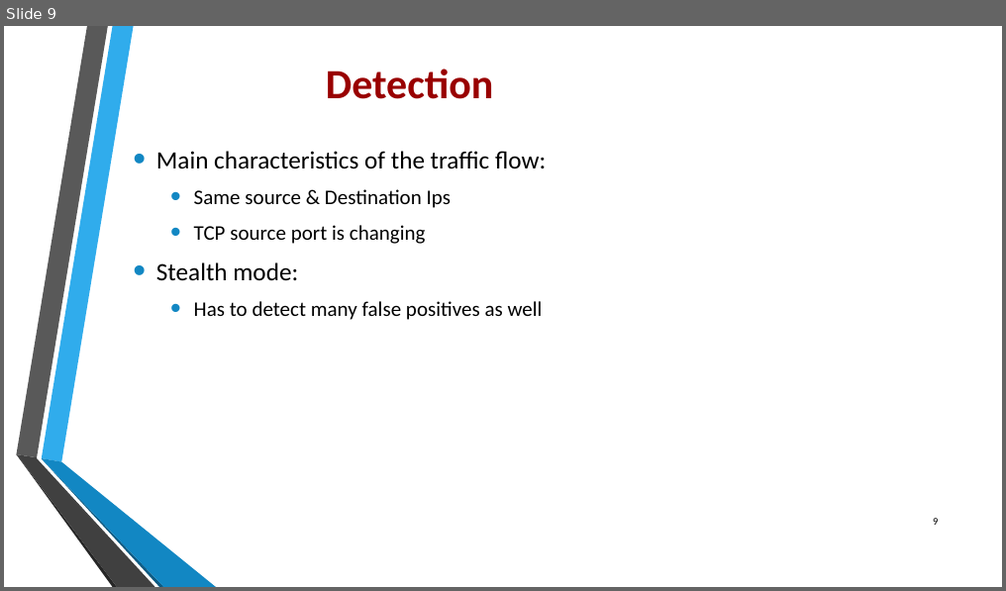
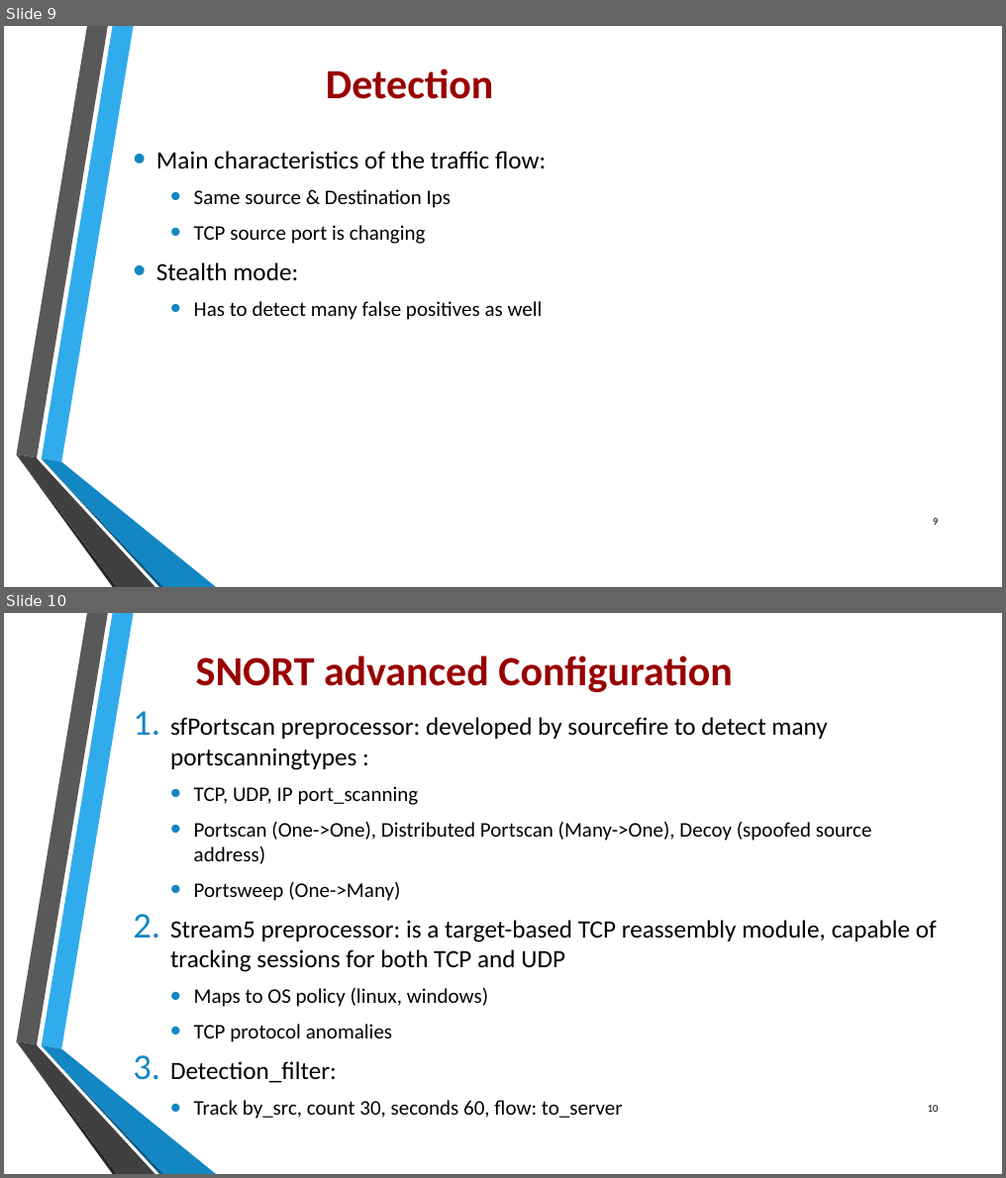
Before and after one commit to jacobnunno/TCP-Data-Exfiltration, a slide deck: Exfiltration_TCP_SourcePort.pptx. Shown one above the other, each under a label of ours: slide 9 before the commit, slides 9 and 10 after it. The pictures are 1006x591 and 1006x1178 pixels, drawn with LibreOffice and Linux fonts; fonts in the diff are those of the drawing; background and template pictures are left out. Boxes give left, top, right and bottom in pixels: in the first picture for what was removed or moved away, otherwise in the second. Text is boxed around its words. In the diff, an @@ line names an element or a change of style, - is before the commit and + after.

```diff
--- a/Exfiltration_TCP_SourcePort.pptx
+++ b/Exfiltration_TCP_SourcePort.pptx
@@ slide 10 added at bbox=[4, 613, 1002, 1174], background picture (left out); not listed: 6 template elements that a slide beside it also shows @@
@@ text added at bbox=[196, 656, 733, 692], 40 pt, text #990000, bold @@
+SNORT advanced Configuration
@@ text added at bbox=[170, 717, 937, 1119], 20 pt, text #000000 @@
+1. sfPortscan preprocessor: developed by sourcefire to detect many portscanningtypes :
+  • TCP, UDP, IP port_scanning
+  • Portscan (One->One), Distributed Portscan (Many->One), Decoy (spoofed source address)
+  • Portsweep (One->Many)
+2. Stream5 preprocessor: is a target-based TCP reassembly module, capable of tracking sessions for both TCP and UDP
+  • Maps to OS policy (linux, windows)
+  • TCP protocol anomalies
+3. Detection_filter:
+  • Track by_src, count 30, seconds 60, flow: to_server
@@ page number added at bbox=[928, 1105, 939, 1112], 10 pt, text #000000 @@
+10
```
Also in this commit, not shown: 1 slide changed, 6 other slides added, 1 slide removed.
